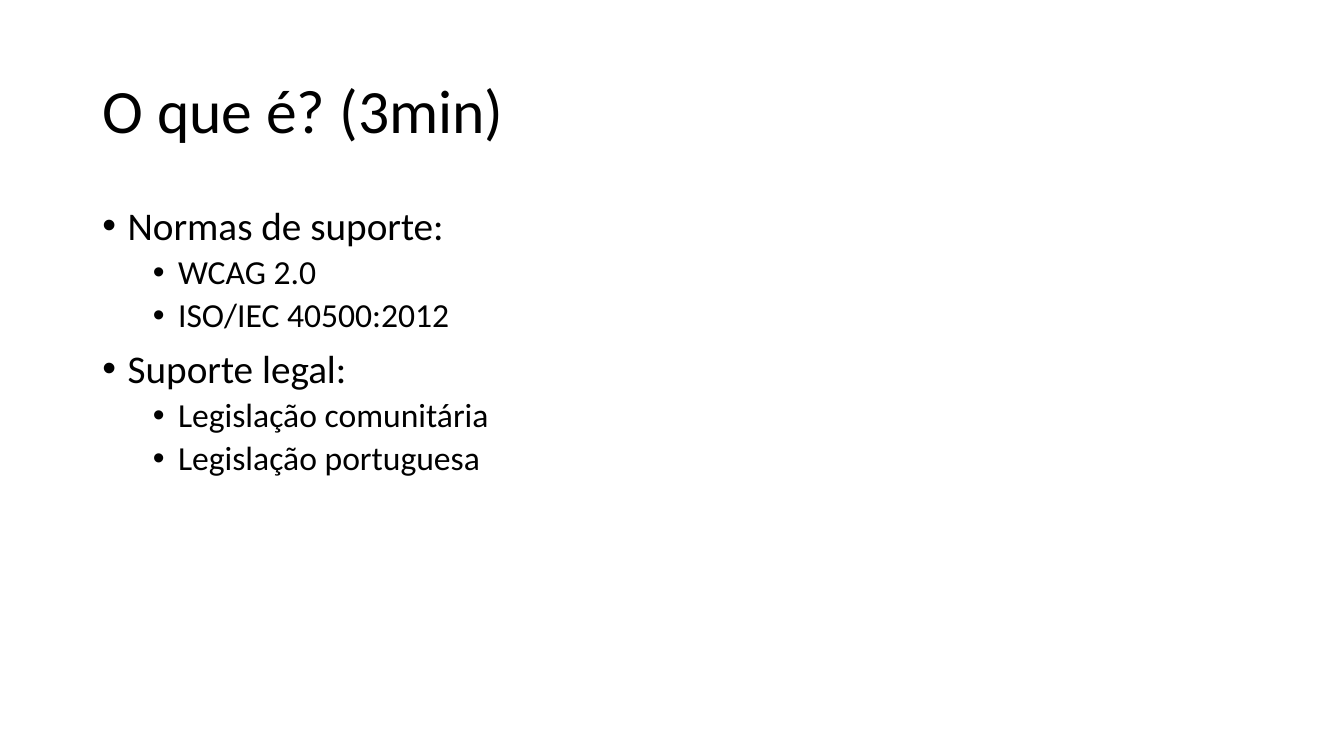
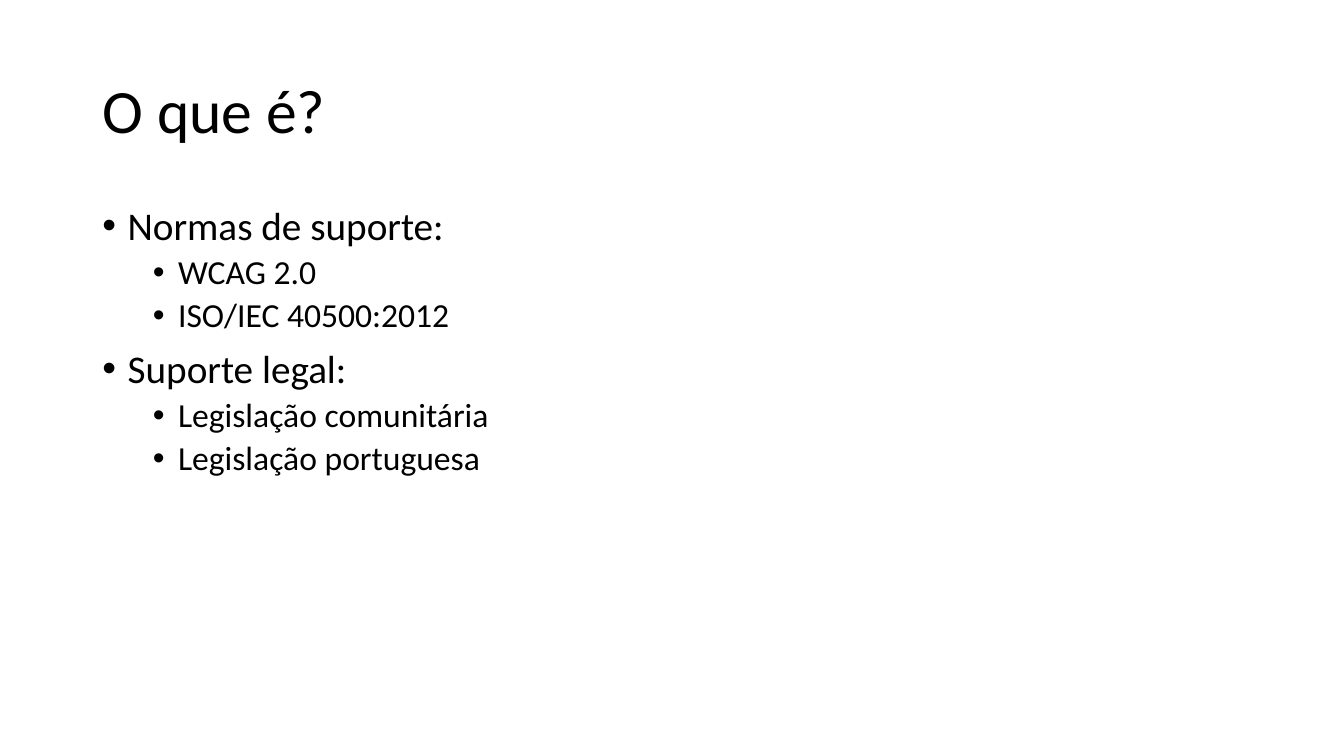
Before and after one commit to aborba/tertulias-nodejs, a slide deck: slide 6 of docs/Accessibility a22908.pptx (slide 3 before the commit). Drawn at 1344x756 pixels with LibreOffice and Linux fonts; fonts in the diff are those of the drawing. Boxes give left, top, right and bottom in pixels: in the first picture for what was removed or moved away, otherwise in the second. Text is boxed around its words. In the diff, an @@ line names an element or a change of style, - is before the commit and + after.

```diff
--- a/docs/Accessibility a22908.pptx
+++ b/docs/Accessibility a22908.pptx
@@ title at [102,91,325,143]: text changed @@
-O que é? (3min)
+O que é?
```
Also in this commit, not shown: 4 other slides changed, 3 slides added, 1 slide removed.
